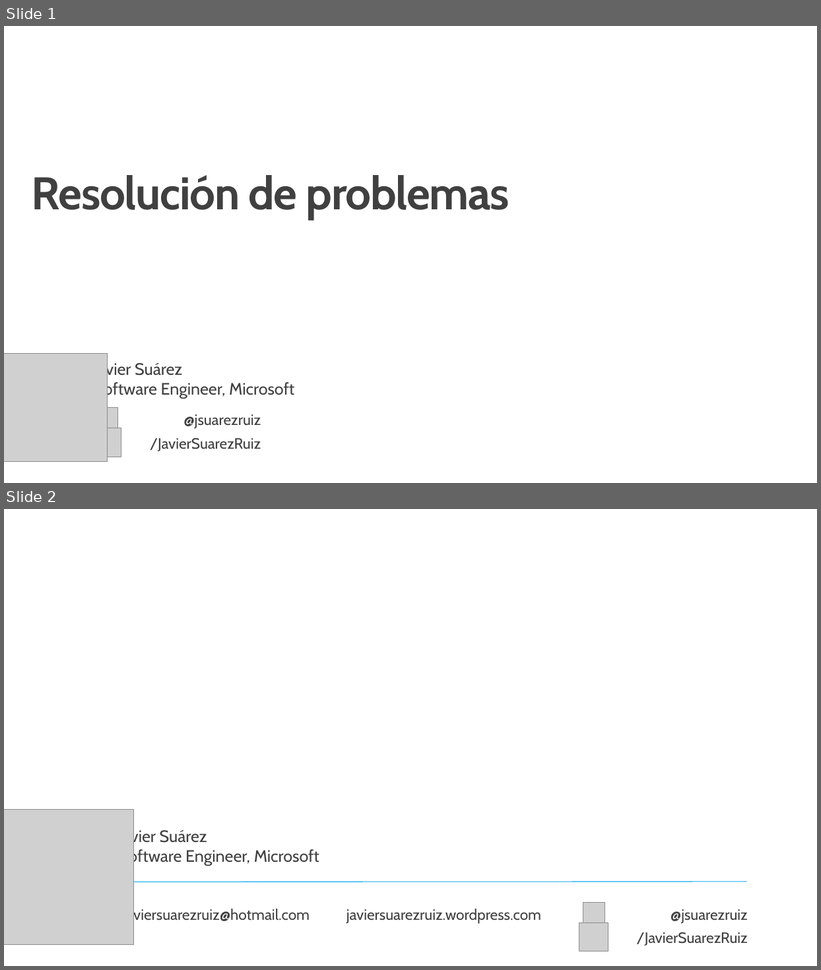
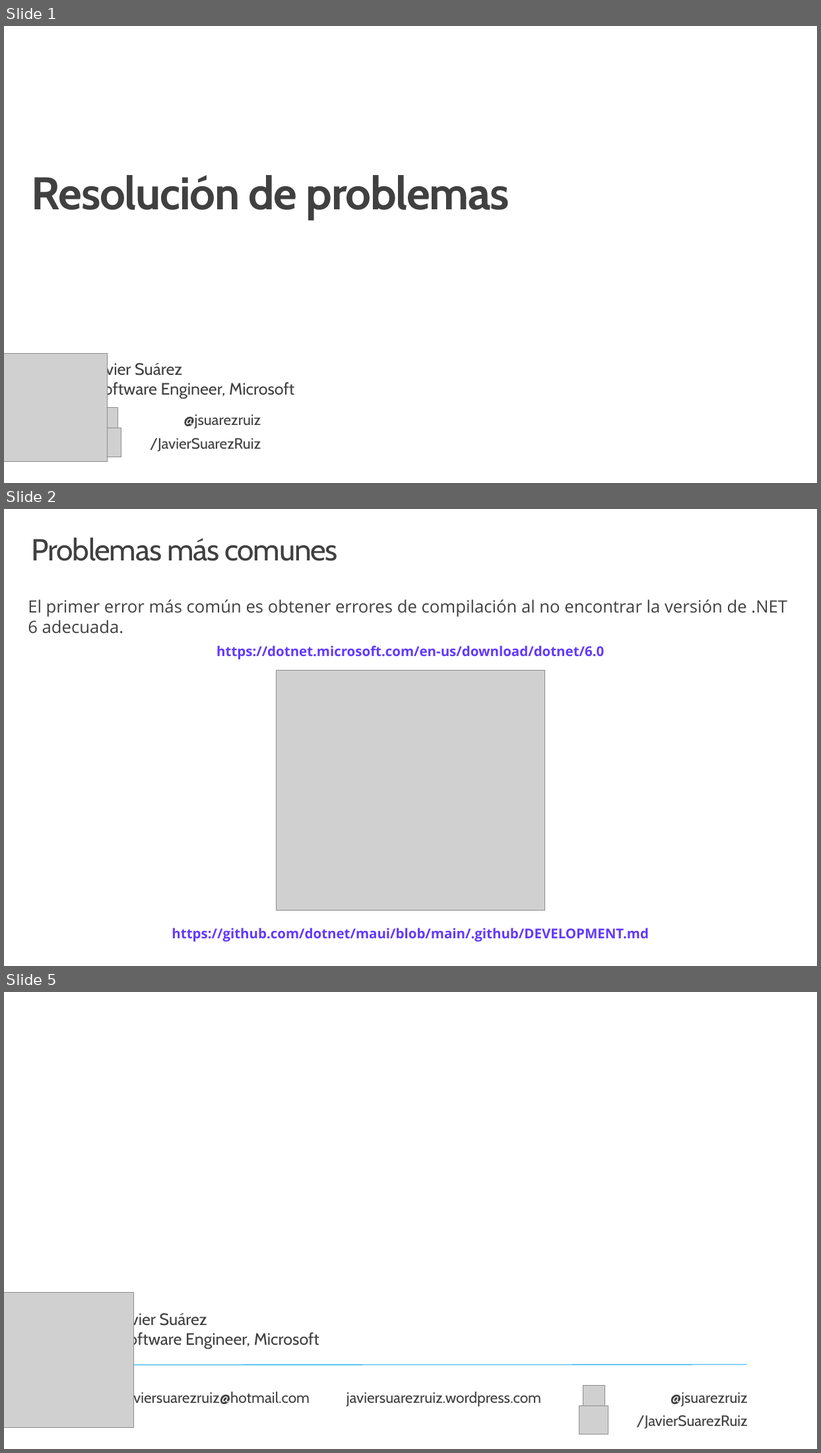
Before and after one commit to jsuarezruiz/taller-dotnet-maui, a slide deck: Bloque 2 - Instalación/Taller6 - Resolución de problemas.pptx. Shown one above the other, each under a label of ours: slides 1 and 2 before the commit, slides 1, 2 and 5 after it; the slides between them are not shown. The pictures are 821x970 and 821x1453 pixels, drawn with LibreOffice and Linux fonts; fonts in the diff are those of the drawing; grey boxes stand for pictures; background and template pictures are left out. Boxes give left, top, right and bottom in pixels: in the first picture for what was removed or moved away, otherwise in the second. Text is boxed around its words. In the diff, an @@ line names an element or a change of style, - is before the commit and + after.

```diff
--- a/Bloque 2 - Instalación/Taller6 - Resolución de problemas.pptx
+++ b/Bloque 2 - Instalación/Taller6 - Resolución de problemas.pptx
@@ slide 2 added at [4, 509, 817, 966], background #FFFFFF @@
@@ title added at [32, 537, 338, 561], 36 pt, text #404040 @@
+Problemas más comunes
@@ text added at [28, 599, 787, 634], 20 pt, text #404040 @@
+El primer error más común es obtener errores de compilación al no encontrar la versión de .NET 6 adecuada.
@@ text added at [217, 646, 604, 659], 16 pt, text #6238FF, bold @@
+https://dotnet.microsoft.com/en-us/download/dotnet/6.0
@@ picture added at [277, 670, 545, 910] @@
@@ text added at [172, 928, 649, 942], 16 pt, text #6238FF, bold @@
+https://github.com/dotnet/maui/blob/main/.github/DEVELOPMENT.md
@@ what was slide 2 is now slide 5 @@
```
Also in this commit, not shown: 2 other slides added, 1 other file.
